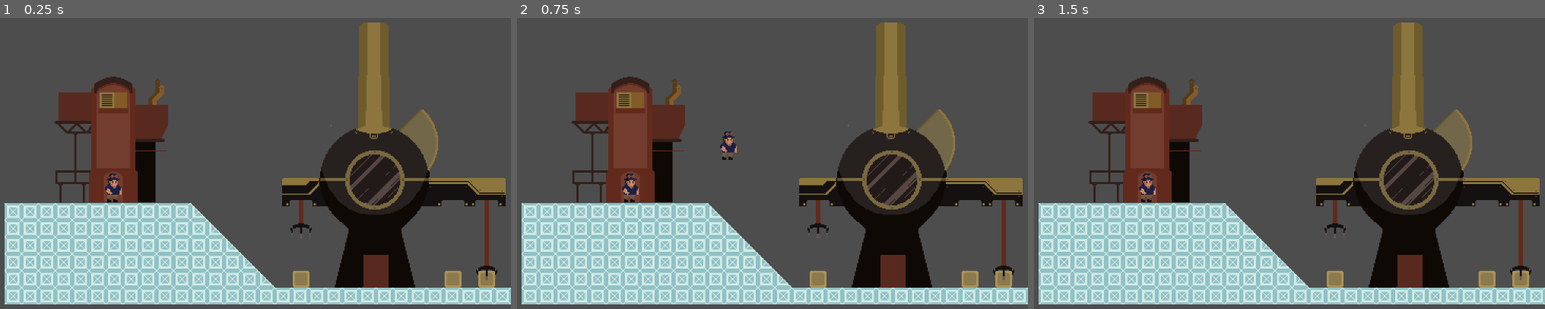
Above: before the commit, frames 1-3 (left to right).
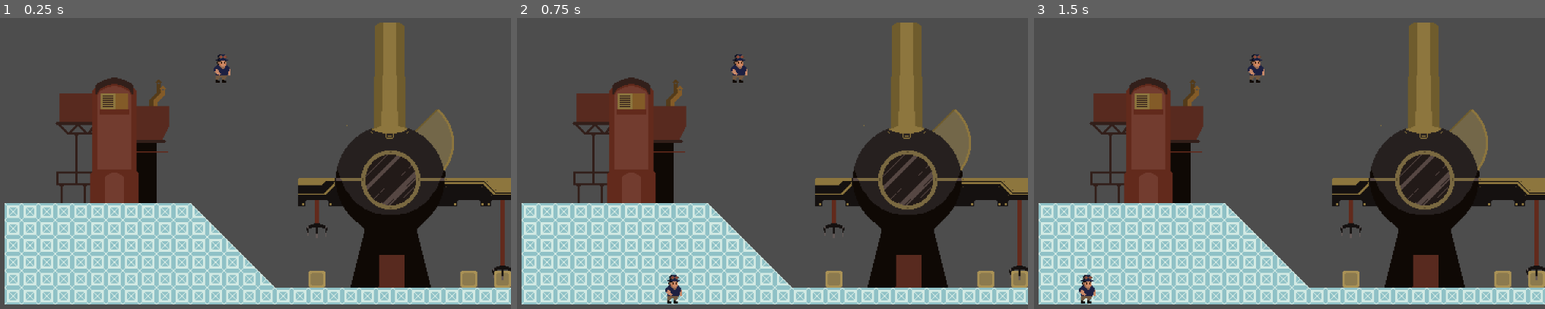
Above: after the commit, the same moments.

Repository: dethland/AFKGODOT
Game: Godot game, scene res://Tests/Testing/facility_play_ground.tscn
Same seed, same stepped clock (60 frames per second), same inputs: the game is played once before the commit and once after it. The project has no main scene, so this scene is started directly.
Inputs (mouse positions are in pixels of both pictures, inside the frame that each line leads up to):
- Up to frame 1 (0.25 s): no input
- Up to frame 2 (0.75 s): tap Enter (ui_accept) at 0.5 s; move the mouse to (859, 140) at 0.52 s; click (859, 140) at 0.67 s
- Up to frame 3 (1.5 s): tap Enter (ui_accept) at 0.77, 1.25 s; move the mouse to (1120, 175) at 1.27 s; click (1120, 175) at 1.42 s

The runs differ from the first frame. In frame 1, 14% of the frame differs, in the area x 10-100%, y 1-93%; in frame 2, 14%, in the area x 10-100%, y 1-99%; in frame 3, 14%.
Error in both runs: Invalid access to property or key 'input' on a base object of type 'Dictionary'. (res://Scripts/ResourceRelated/ResourceDataServer.gd:35)

Commit message:
tscn updte

Diff:
--- a/Game/Scenes/Building/empty_facility.tscn
+++ b/Game/Scenes/Building/empty_facility.tscn
@@ -11,3 +11,7 @@
 [node name="Sprite2D" type="Sprite2D" parent="."]
 
 [node name="Area2D" type="Area2D" parent="."]
+collision_layer = 0
+collision_mask = 2
+
+[node name="Marker2D" type="Marker2D" parent="."]
--- a/Game/Scenes/Building/house.tscn
+++ b/Game/Scenes/Building/house.tscn
@@ -1,7 +1,10 @@
-[gd_scene load_steps=3 format=3 uid="uid://bovf7va0c1wh6"]
+[gd_scene load_steps=4 format=3 uid="uid://bovf7va0c1wh6"]
 
 [ext_resource type="PackedScene" uid="uid://dxqsi1wfofxwl" path="res://Scenes/Building/empty_facility.tscn" id="1_klysv"]
 [ext_resource type="Texture2D" uid="uid://c06rt2fni7vrd" path="res://Asset/Building/house.png" id="2_sevx2"]
+
+[sub_resource type="RectangleShape2D" id="RectangleShape2D_k02o2"]
+size = Vector2(18, 29)
 
 [node name="House" instance=ExtResource("1_klysv")]
 _name = "House"
@@ -9,3 +12,12 @@
 
 [node name="Sprite2D" parent="." index="0"]
 texture = ExtResource("2_sevx2")
+centered = false
+offset = Vector2(0, -128)
+
+[node name="CollisionShape2D" type="CollisionShape2D" parent="Area2D" index="0"]
+position = Vector2(58, -15)
+shape = SubResource("RectangleShape2D_k02o2")
+
+[node name="Marker2D" parent="." index="2"]
+position = Vector2(58, -14)
--- a/Game/Scenes/Building/refine_iron.tscn
+++ b/Game/Scenes/Building/refine_iron.tscn
@@ -1,10 +1,22 @@
-[gd_scene load_steps=3 format=3 uid="uid://bv381m5fa70f4"]
+[gd_scene load_steps=4 format=3 uid="uid://bv381m5fa70f4"]
 
 [ext_resource type="PackedScene" uid="uid://dxqsi1wfofxwl" path="res://Scenes/Building/empty_facility.tscn" id="1_b46xj"]
 [ext_resource type="Texture2D" uid="uid://b4di23gjmnlry" path="res://Asset/Building/factory.png" id="2_2p15a"]
+
+[sub_resource type="RectangleShape2D" id="RectangleShape2D_2cgbt"]
+size = Vector2(24, 31)
 
 [node name="RefineIron" instance=ExtResource("1_b46xj")]
 _name = "RefineIron"
 
 [node name="Sprite2D" parent="." index="0"]
 texture = ExtResource("2_2p15a")
+centered = false
+offset = Vector2(0, -272)
+
+[node name="CollisionShape2D" type="CollisionShape2D" parent="Area2D" index="0"]
+position = Vector2(96, -15)
+shape = SubResource("RectangleShape2D_2cgbt")
+
+[node name="Marker2D" parent="." index="2"]
+position = Vector2(96, -15)
--- a/Game/Scenes/Colonist/Colonist.tscn
+++ b/Game/Scenes/Colonist/Colonist.tscn
@@ -1,14 +1,20 @@
-[gd_scene load_steps=3 format=3 uid="uid://sce8bxj7mrpk"]
+[gd_scene load_steps=4 format=3 uid="uid://sce8bxj7mrpk"]
 
 [ext_resource type="Script" path="res://Scripts/ColonistRelated/Colonist.gd" id="1_qolt3"]
 [ext_resource type="Texture2D" uid="uid://pqvn05ojnbbd" path="res://Asset/Colonist/colonist.png" id="2_c07pa"]
 
+[sub_resource type="CapsuleShape2D" id="CapsuleShape2D_khrg5"]
+radius = 9.0
+
 [node name="CharacterBody2D" type="CharacterBody2D"]
 texture_filter = 1
+collision_layer = 2
+floor_constant_speed = true
 script = ExtResource("1_qolt3")
 
 [node name="Sprite2D" type="Sprite2D" parent="."]
 texture = ExtResource("2_c07pa")
 
-[node name="CollisionPolygon2D" type="CollisionPolygon2D" parent="."]
-polygon = PackedVector2Array(5, -14, 9, -11, 9, -8.9, 8.3, -4, 12.7, 10, 9.7, 10, 7, 12, 7, 16, -9.8, 16, -10, -9, -8.1, -9, -5, -13.6, -5, -16, 5, -16)
+[node name="CollisionShape2D" type="CollisionShape2D" parent="."]
+position = Vector2(-1, 2)
+shape = SubResource("CapsuleShape2D_khrg5")
--- a/Game/Tests/Testing/facility_play_ground.tscn
+++ b/Game/Tests/Testing/facility_play_ground.tscn
@@ -1,31 +1,36 @@
-[gd_scene load_steps=6 format=3 uid="uid://bynajv706gx1l"]
+[gd_scene load_steps=7 format=3 uid="uid://bynajv706gx1l"]
 
 [ext_resource type="PackedScene" uid="uid://bv381m5fa70f4" path="res://Scenes/Building/refine_iron.tscn" id="3_cerfu"]
 [ext_resource type="PackedScene" uid="uid://bovf7va0c1wh6" path="res://Scenes/Building/house.tscn" id="4_0iegv"]
 [ext_resource type="Script" path="res://Scripts/Sub-brain/HumanResource.gd" id="4_oya2h"]
 [ext_resource type="PackedScene" uid="uid://sce8bxj7mrpk" path="res://Scenes/Colonist/Colonist.tscn" id="5_gjbyw"]
 [ext_resource type="PackedScene" uid="uid://cwl43lyr4om72" path="res://Tilemap/tile_map.tscn" id="5_jjav4"]
+[ext_resource type="Script" path="res://Tests/Testing/TempDebug.gd" id="6_k2kqt"]
 
 [node name="FacilityPlayGround" type="Node2D"]
 
 [node name="HumanResource" type="Node" parent="."]
 script = ExtResource("4_oya2h")
 
-[node name="Colonists" type="Node2D" parent="."]
-unique_name_in_owner = true
-
 [node name="TileMap" parent="." instance=ExtResource("5_jjav4")]
 scale = Vector2(1, 1)
 
 [node name="RefineIron" parent="." instance=ExtResource("3_cerfu")]
-position = Vector2(368, 8)
+position = Vector2(271, 144)
 
 [node name="Camera2D" type="Camera2D" parent="."]
 position = Vector2(192, 21)
 zoom = Vector2(2, 2)
 
 [node name="House" parent="." instance=ExtResource("4_0iegv")]
-position = Vector2(101, -1)
+position = Vector2(46, 64)
 
 [node name="CharacterBody2D" parent="." instance=ExtResource("5_gjbyw")]
-position = Vector2(103, 48)
+position = Vector2(206, -65)
+
+[node name="TempDebug" type="Node2D" parent="."]
+unique_name_in_owner = true
+script = ExtResource("6_k2kqt")
+
+[node name="Colonists" type="Node2D" parent="."]
+unique_name_in_owner = true
--- a/Game/Tilemap/tile_map.tscn
+++ b/Game/Tilemap/tile_map.tscn
@@ -1,7 +1,9 @@
-[gd_scene load_steps=10 format=3 uid="uid://cwl43lyr4om72"]
+[gd_scene load_steps=13 format=3 uid="uid://cwl43lyr4om72"]
 
 [ext_resource type="Texture2D" uid="uid://b5ib7a1jcntcx" path="res://Asset/tile-proto.png" id="1_v82sf"]
 [ext_resource type="Script" path="res://Tilemap/tile_map.gd" id="2_46ts4"]
+[ext_resource type="PackedScene" uid="uid://bovf7va0c1wh6" path="res://Scenes/Building/house.tscn" id="2_brg6x"]
+[ext_resource type="PackedScene" uid="uid://bv381m5fa70f4" path="res://Scenes/Building/refine_iron.tscn" id="3_g11sm"]
 
 [sub_resource type="TileMapPattern" id="TileMapPattern_tun4o"]
 tile_data = PackedInt32Array(0, 65536, 1, 65536, 0, 0, 65537, 65536, 1)
@@ -40,6 +42,11 @@
 1:0/0/navigation_layer_0/polygon = SubResource("NavigationPolygon_sswvl")
 1:0/0/custom_data_0 = 2
 
+[sub_resource type="TileSetScenesCollectionSource" id="TileSetScenesCollectionSource_2d2dw"]
+scenes/1/scene = ExtResource("2_brg6x")
+scenes/1/display_placeholder = ExtResource("2_brg6x")
+scenes/2/scene = ExtResource("3_g11sm")
+
 [sub_resource type="TileSet" id="TileSet_n3f2i"]
 physics_layer_0/collision_layer = 1
 physics_layer_0/physics_material = SubResource("PhysicsMaterial_1qfmh")
@@ -47,6 +54,7 @@
 custom_data_layer_0/name = "ID"
 custom_data_layer_0/type = 2
 sources/0 = SubResource("TileSetAtlasSource_gef7m")
+sources/1 = SubResource("TileSetScenesCollectionSource_2d2dw")
 pattern_0 = SubResource("TileMapPattern_tun4o")
 pattern_1 = SubResource("TileMapPattern_5563i")
 
